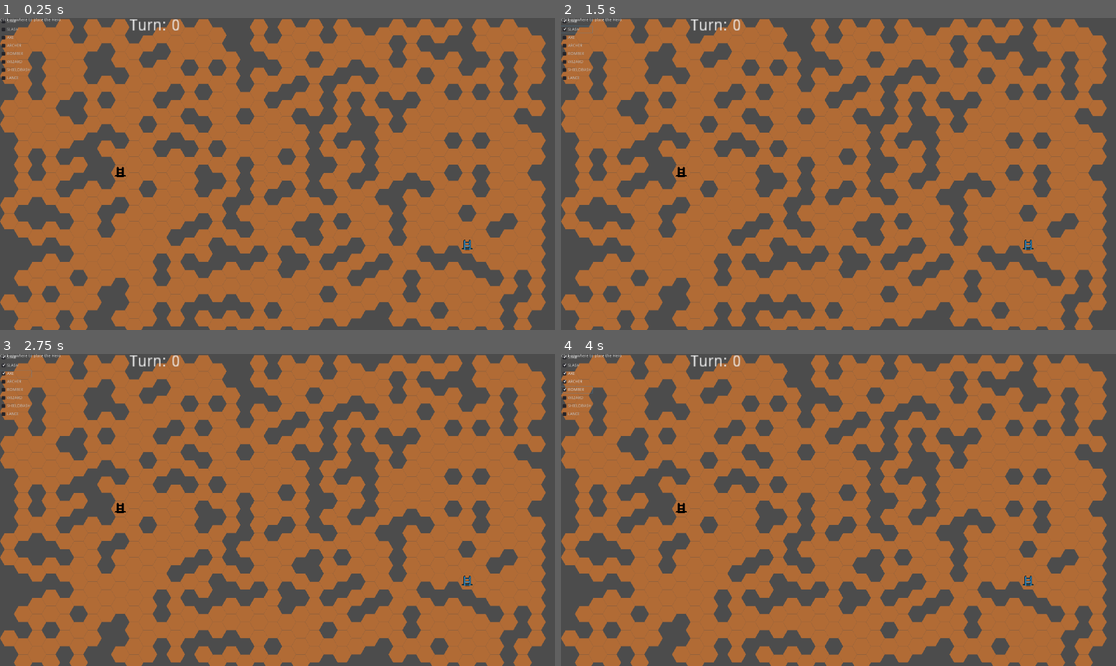
Above: before the commit, frames 1-4 (two rows, left to right).
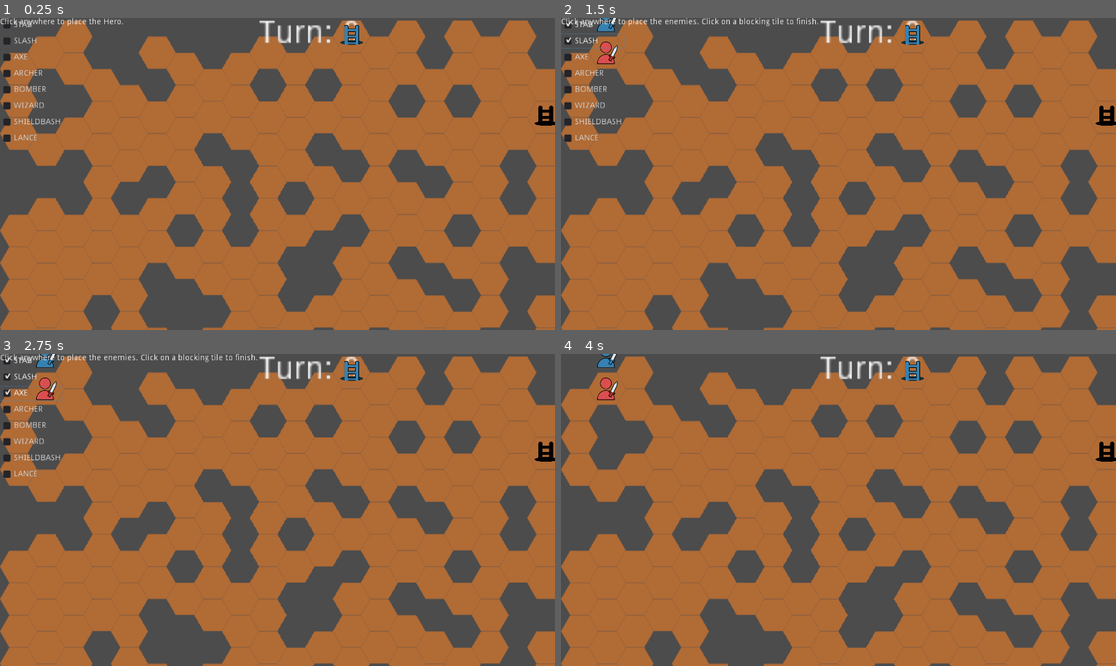
Above: after the commit, the same moments.

Repository: ra314/psiloi
Game: Godot game, scene res://Scenes/Main.tscn
Two runs of this game, one before a commit and one after it. Both use one fixed random seed, a clock stepped at 60 frames per second and the inputs below.
Inputs (mouse positions are in pixels of both pictures, inside the frame that each line leads up to):
- Up to frame 1 (0.25 s): no input
- Up to frame 2 (1.5 s): click "STAB" at 0.5 s; click "SLASH" at 1.25 s
- Up to frame 3 (2.75 s): click "AXE" at 2 s
- Up to frame 4 (4 s): click "ARCHER" at 2.75 s; click (577, 388) at 3.5 s, where only the run before the commit has a clickable "BOMBER"

The runs differ from the first frame. In frame 1, 45% of the frame differs, in the area x 0-100%, y 0-100%; in frame 2, 46%; in frame 3, 46%; in frame 4, 45%.

Commit message:
Made the world smaller by half.

Diff:
--- a/Scenes/Main.tscn
+++ b/Scenes/Main.tscn
@@ -43,3 +43,8 @@
 
 [node name="PowerupSelector" parent="." instance=ExtResource( 4 )]
 visible = false
+
+[node name="Camera2D" type="Camera2D" parent="."]
+position = Vector2( 480, 270 )
+current = true
+zoom = Vector2( 0.5, 0.5 )
--- a/Scripts/LevelGenerator.gd
+++ b/Scripts/LevelGenerator.gd
@@ -1,6 +1,6 @@
 class_name LevelGenerator
 
-const LEVEL_SIZE = Vector2(39,19)
+const LEVEL_SIZE = Vector2(20,10)
 const HIGHEST_INT_TILE_VALUE := 1
 
 static func init_noise() -> OpenSimplexNoise:
@@ -51,6 +51,7 @@
 
 const ABLATION_FACTOR := 0.3
 static func generate_level_through_ablation() -> Array:
+	randomize()
 	var level = []
 	# Generation of a blank level full of land
 	for i in range(LEVEL_SIZE.x):
--- a/Scripts/Main.gd
+++ b/Scripts/Main.gd
@@ -134,7 +134,7 @@
 	if event is InputEventMouseButton and event.is_action_released("click"):
 		if event.position < UI_LOCATION:
 			return
-		var grid_pos = $TileMap.world_to_map(event.position)
+		var grid_pos = $TileMap.world_to_map(event.position/2)
 		var curr_selected_unit = AUTO.pos_to_unit_map.get(grid_pos, null)
 		emit_signal("mouse_click", grid_pos, curr_selected_unit)
 
--- a/Scripts/Unit.gd
+++ b/Scripts/Unit.gd
@@ -18,8 +18,10 @@
 	self.team_enum = team_enum
 	self.grid_pos = grid_pos
 	self.allowed_attack_enums = allowed_attack_enums
-	self.stationary_attack_implementation = \
-		get_stationary_attack_implementation(allowed_attack_enums).new()
+	var sai = get_stationary_attack_implementation(allowed_attack_enums)
+	if sai != null:
+		sai.new()
+	self.stationary_attack_implementation = sai
 
 	position = tilemap.map_to_world(grid_pos)
 	AUTO.pos_to_unit_map[grid_pos] = self
@@ -31,7 +33,7 @@
 	for attack_enum in allowed_attack_enums:
 		if attack_enum in AUTO.attack_enum_to_class_map:
 			return AUTO.attack_enum_to_class_map[attack_enum]
-	return StationaryAttackInterface
+	return null
 
 # Return true if the movement is possible
 func move_with_bfs_to(end_grid_pos: Vector2) -> bool:
